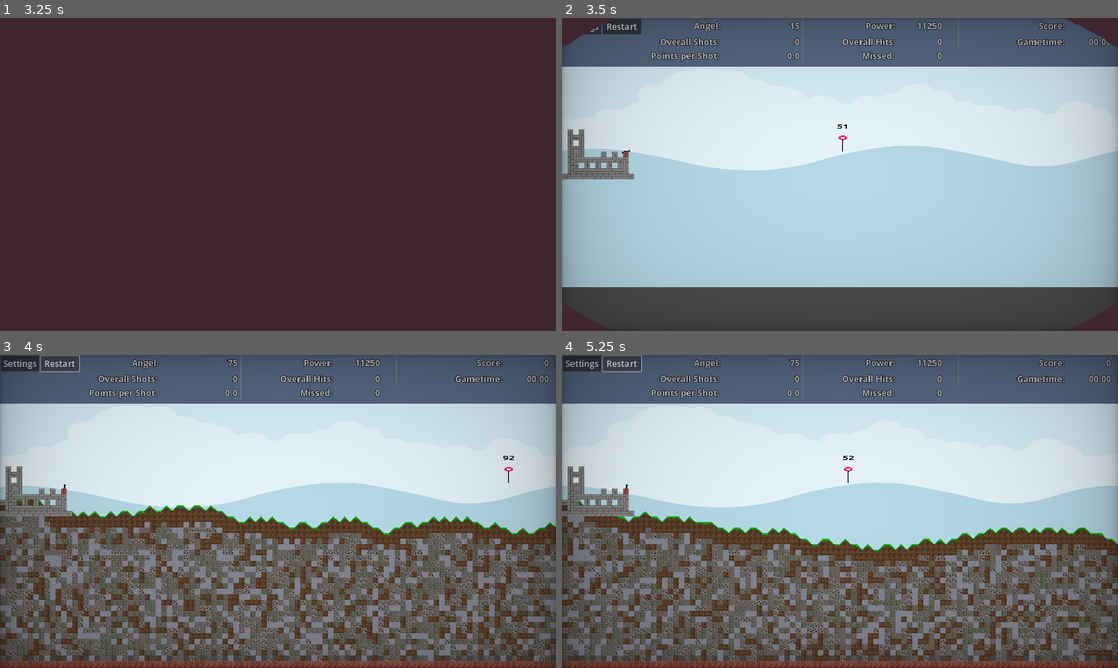
Above: before the commit, frames 1-4 (two rows, left to right).
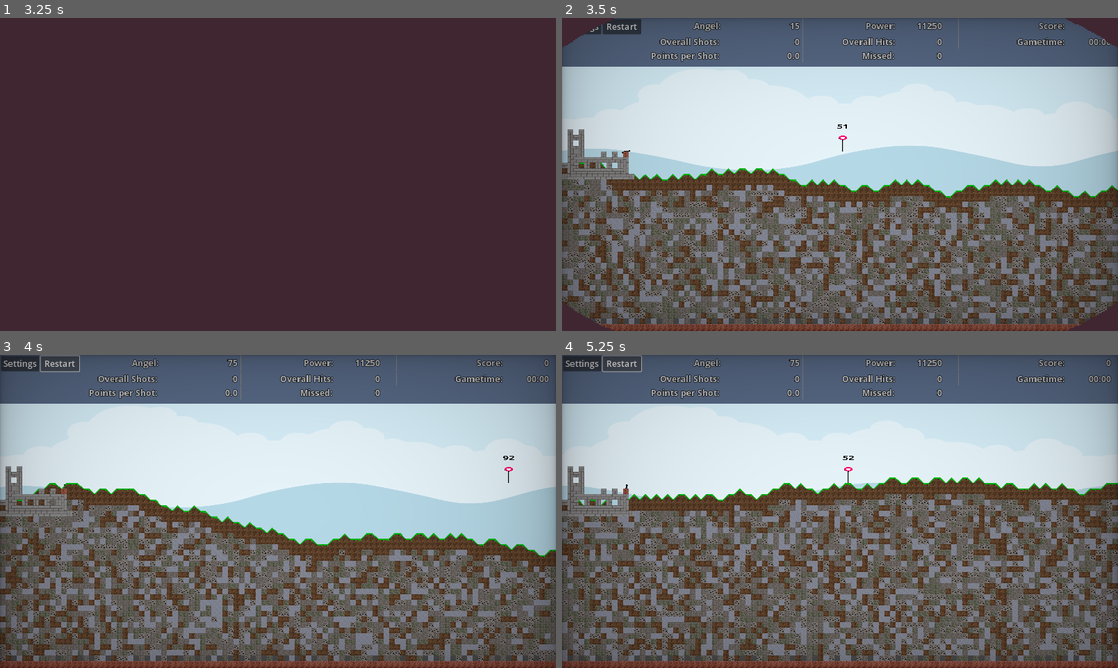
Above: after the commit, the same moments.

Repository: Coding-4Fun/Just4Fun_Mini_Shootergame
Game: Godot game, scene res://UI/MainMenuUI/MainMenuUI.tscn
Two runs of this game, one before a commit and one after it. Both use one fixed random seed, a clock stepped at 60 frames per second and the inputs below.
Inputs:
- Up to frame 1 (3.25 s): click "Play" at 0.5 s; click "Max Play Time" at 1.25 s; click "Max Play Time" at 2 s; click "Start Game" at 2.75 s
- Up to frame 2 (3.5 s): no input
- Up to frame 3 (4 s): click "Restart" at 3.5 s
- Up to frame 4 (5.25 s): click "Restart" at 4.25 s; click "Restart" at 5 s

Frame 1 is identical in both runs. In frame 2, 43% of the frame differs, in the area x 0-100%, y 46-100%; in frame 3, 31%; in frame 4, 40%.

Commit message:
Upd: Using the right signal for terrain generation

Diff:
--- a/MainGameScene/MainGame.gd
+++ b/MainGameScene/MainGame.gd
@@ -10,7 +10,7 @@
 			var _cn = SignalBus.UIResetGame.connect(self._on_UI_ResetGame)
 
 	# ToDo change to global Signal
-	Preloads.Map.generate_world_tilemap_base()
+	SignalBus.MapGenerateWorldTileMap.emit()
 
 
 func _enter_tree() -> void:
@@ -27,6 +27,7 @@
 	Preloads.DummyTargetGroup = find_child("DummyTargets")
 
 	## TileMap
+	# ToDo: Using TileMapLayer TerrainLayer
 	Preloads.Map = find_child("TerrainMap")
 
 
